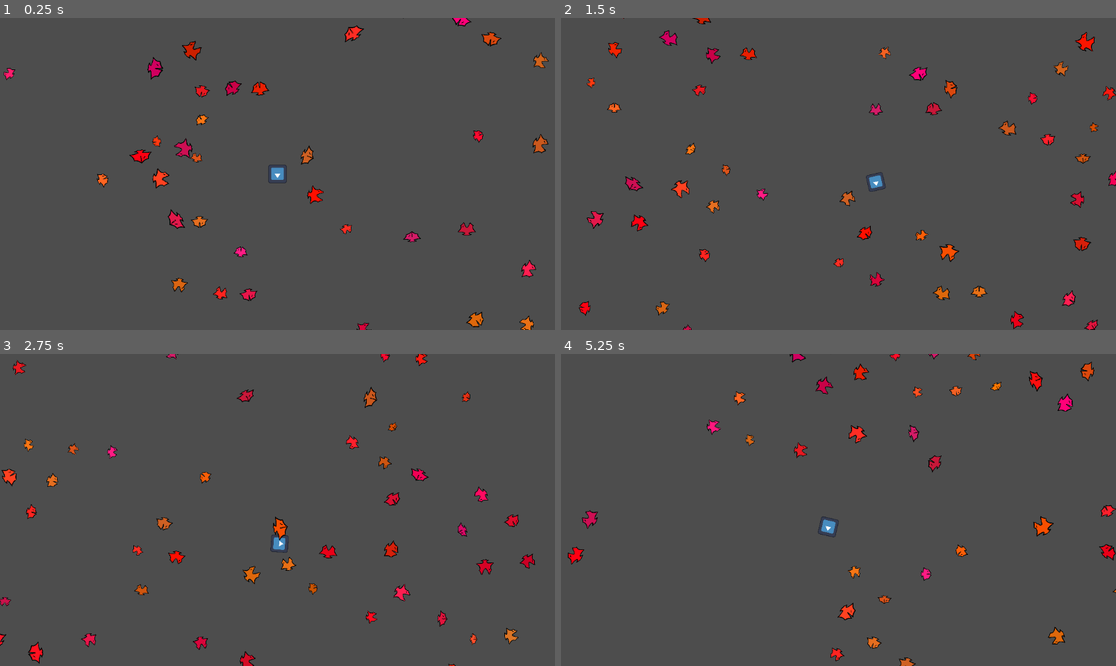
Above: before the commit, frames 1-4 (two rows, left to right).
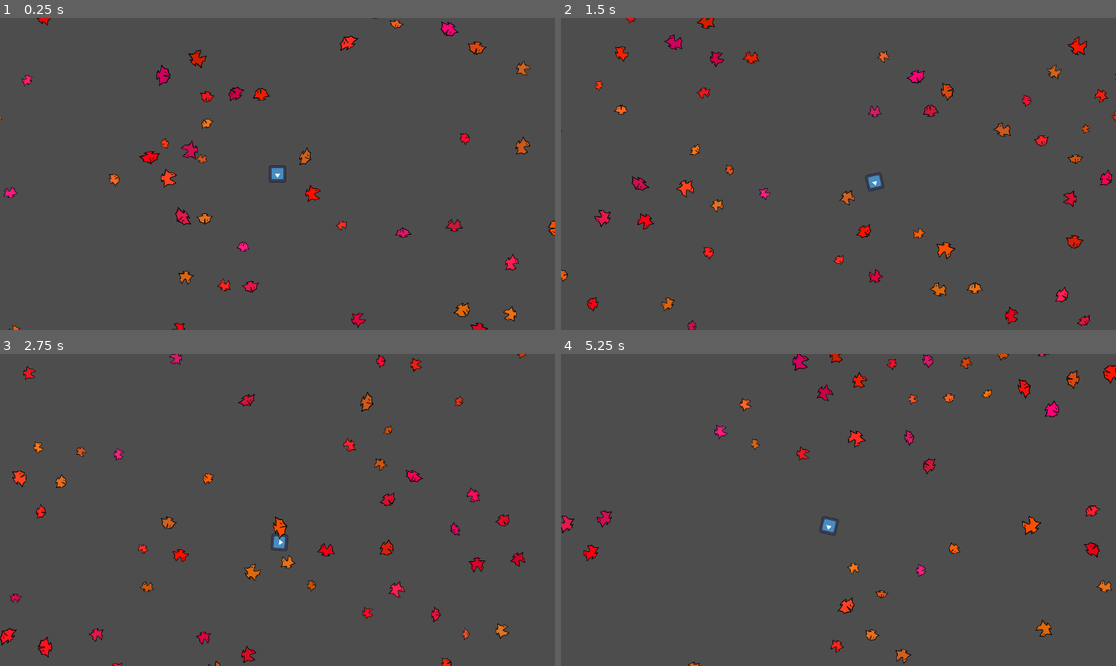
Above: after the commit, the same moments.

Repository: Krapas2/boidslop
Game: Godot game, scene res://scenes/screens/test-scene.tscn
Two runs of this game, one before a commit and one after it. Both use one fixed random seed, a clock stepped at 60 frames per second and the inputs below. The engine's default icon, where the game draws it, is replaced by a stand-in: a white triangle on a blue panel in a dark square.
Inputs (mouse positions are in pixels of both pictures, inside the frame that each line leads up to):
- Up to frame 1 (0.25 s): no input
- Up to frame 2 (1.5 s): move the mouse to (960, 158) at 0.52 s; hold D (walk_right) 0.53-1.28 s; move the mouse to (727, 189) at 1.27 s; hold S (walk_down) from 1.28 s (still down)
- Up to frame 3 (2.75 s): move the mouse to (333, 441) at 2.02 s; release S (walk_down) at 2.03 s; hold D (walk_right) from 2.03 s (still down)
- Up to frame 4 (5.25 s): move the mouse to (810, 572) at 2.77 s; release D (walk_right) at 2.78 s; hold W (walk_up) 2.78-3.53 s; move the mouse to (1005, 556) at 3.52 s; hold A (walk_left) 3.53-5.03 s; move the mouse to (672, 463) at 4.27 s; move the mouse to (866, 510) at 5.02 s; hold S (walk_down) from 5.03 s (still down)

The runs differ from the first frame. In frame 1, 4.6% of the frame differs, in the area x 0-100%, y 0-100%; in frame 2, 4.4%; in frame 3, 4.3%; in frame 4, 4.3%.

Commit message:
boss sprites

Diff:
--- /dev/null
+++ b/scenes/objects/balls.tscn
@@ -0,0 +1,84 @@
+[gd_scene load_steps=10 format=3 uid="uid://xrsx6q033jy2"]
+
+[ext_resource type="Texture2D" uid="uid://hpxqciep7u5i" path="res://sprites/balls/balls-idle-spritesheet.png" id="1_87qgs"]
+[ext_resource type="Texture2D" uid="uid://djhkbirm2e484" path="res://sprites/balls/balls-hand.png" id="2_pscfi"]
+
+[sub_resource type="AtlasTexture" id="AtlasTexture_pscfi"]
+atlas = ExtResource("1_87qgs")
+region = Rect2(0, 0, 434, 415)
+
+[sub_resource type="AtlasTexture" id="AtlasTexture_vsusj"]
+atlas = ExtResource("1_87qgs")
+region = Rect2(434, 0, 434, 415)
+
+[sub_resource type="AtlasTexture" id="AtlasTexture_lcxoj"]
+atlas = ExtResource("1_87qgs")
+region = Rect2(868, 0, 434, 415)
+
+[sub_resource type="AtlasTexture" id="AtlasTexture_um5xy"]
+atlas = ExtResource("1_87qgs")
+region = Rect2(1302, 0, 434, 415)
+
+[sub_resource type="AtlasTexture" id="AtlasTexture_inj2g"]
+atlas = ExtResource("1_87qgs")
+region = Rect2(1736, 0, 434, 415)
+
+[sub_resource type="AtlasTexture" id="AtlasTexture_e87a3"]
+atlas = ExtResource("1_87qgs")
+region = Rect2(2170, 0, 434, 415)
+
+[sub_resource type="SpriteFrames" id="SpriteFrames_50ro1"]
+animations = [{
+"frames": [{
+"duration": 1.0,
+"texture": SubResource("AtlasTexture_pscfi")
+}, {
+"duration": 1.0,
+"texture": SubResource("AtlasTexture_pscfi")
+}, {
+"duration": 1.0,
+"texture": SubResource("AtlasTexture_vsusj")
+}, {
+"duration": 1.0,
+"texture": SubResource("AtlasTexture_lcxoj")
+}, {
+"duration": 1.0,
+"texture": SubResource("AtlasTexture_um5xy")
+}, {
+"duration": 1.0,
+"texture": SubResource("AtlasTexture_um5xy")
+}, {
+"duration": 1.0,
+"texture": SubResource("AtlasTexture_inj2g")
+}, {
+"duration": 1.0,
+"texture": SubResource("AtlasTexture_e87a3")
+}],
+"loop": true,
+"name": &"default",
+"speed": 12.0
+}]
+
+[node name="BallsRoot" type="Node2D"]
+
+[node name="BallsHead" type="Node2D" parent="."]
+
+[node name="AnimatedSprite2D" type="AnimatedSprite2D" parent="BallsHead"]
+sprite_frames = SubResource("SpriteFrames_50ro1")
+frame = 1
+frame_progress = 0.46709818
+
+[node name="BallsRightHand" type="Node2D" parent="."]
+position = Vector2(-400, 172)
+rotation = -2.7121732
+
+[node name="Sprite2D" type="Sprite2D" parent="BallsRightHand"]
+texture = ExtResource("2_pscfi")
+
+[node name="BallsLeftHand" type="Node2D" parent="."]
+position = Vector2(400, 172)
+rotation = 2.7122416
+
+[node name="Sprite2D" type="Sprite2D" parent="BallsLeftHand"]
+scale = Vector2(-1, 1)
+texture = ExtResource("2_pscfi")
--- a/scenes/screens/test-scene.tscn
+++ b/scenes/screens/test-scene.tscn
@@ -23,13 +23,13 @@
 [node name="PlayerBody" parent="." instance=ExtResource("4_p7rwu")]
 
 [node name="Camera2D" type="Camera2D" parent="."]
-zoom = Vector2(1.5, 1.5)
+zoom = Vector2(1.4, 1.4)
 
 [node name="PlayerCameraController" type="Node" parent="Camera2D" node_paths=PackedStringArray("target")]
 script = ExtResource("5_1qp8t")
 target = NodePath("../../PlayerBody")
 leading_distance = 100.0
 movement_lerp_speed = 5.0
-zoom_out_power = 0.9
-zoom_lerp_speed = 2.0
+zoom_out_power = 0.95
+zoom_lerp_speed = 3.0
 metadata/_custom_type_script = "uid://c54178coumdbg"
Binary file added: sprites/balls/balls-hand.png
Not shown, added: sprites/balls/balls-hand.png.import
Binary file added: sprites/balls/balls-idle-spritesheet.png
Not shown, added: sprites/balls/balls-idle-spritesheet.png.import
Binary file added: sprites/hubius/hubius.png
Not shown, added: sprites/hubius/hubius.png.import
